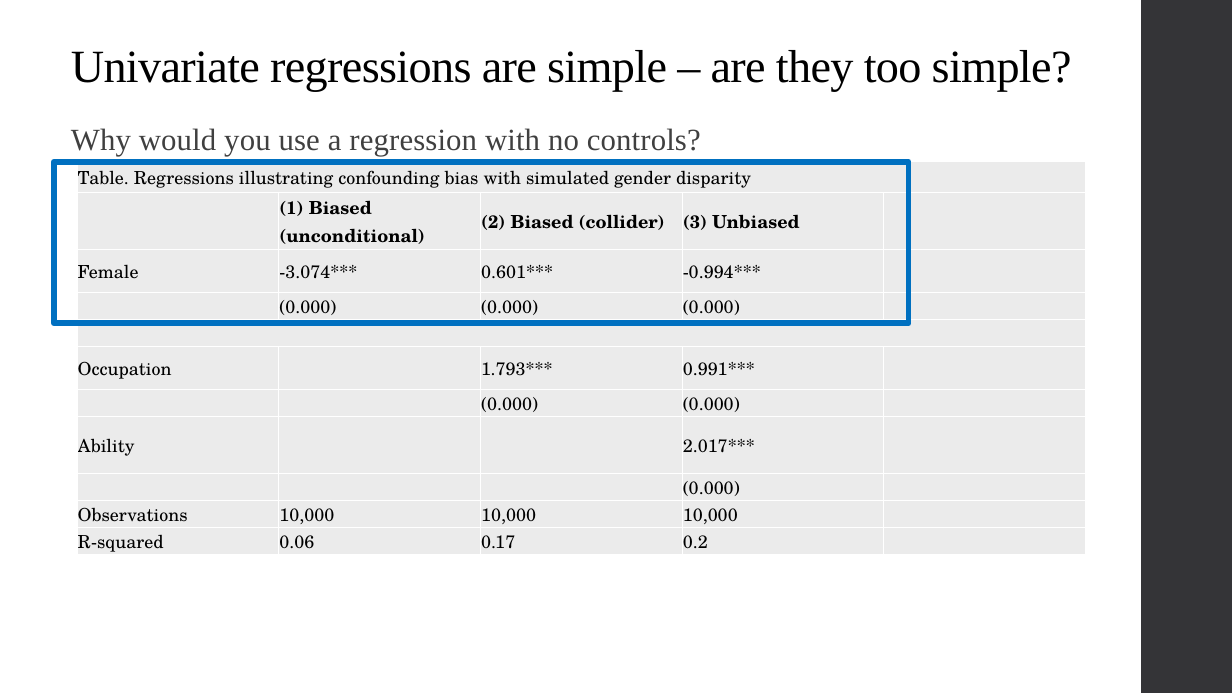
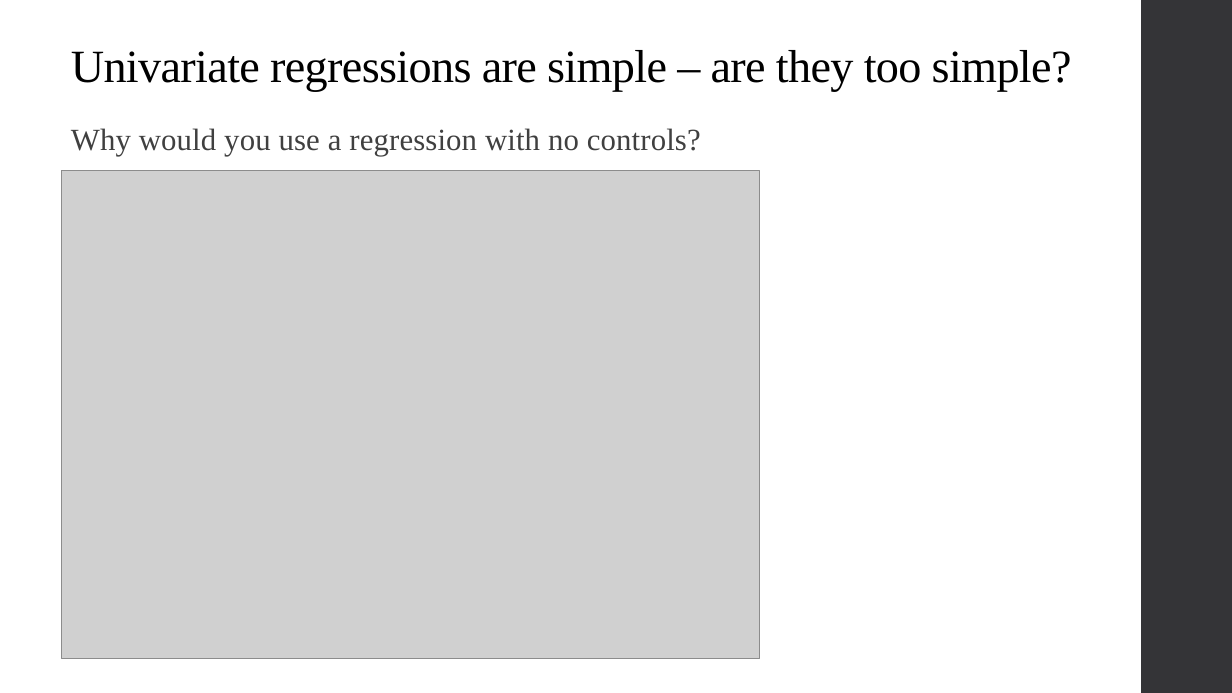
Before and after one commit to alex-hoagland/HAD5744, a slide deck: slide 56 of Lecture02_UnivariateOLS/Lecture2_OLS.pptx (slide 51 before the commit). Drawn at 1232x693 pixels with LibreOffice and Linux fonts; fonts in the diff are those of the drawing; grey boxes stand for pictures. Boxes give left, top, right and bottom in pixels: in the first picture for what was removed or moved away, otherwise in the second. Text is boxed around its words. In the diff, an @@ line names an element or a change of style, - is before the commit and + after.

Commit message:
update lecture 2

```diff
--- a/Lecture02_UnivariateOLS/Lecture2_OLS.pptx
+++ b/Lecture02_UnivariateOLS/Lecture2_OLS.pptx
@@ rectangle removed at (54, 162, 909, 323) @@
@@ picture added at (62, 171, 760, 660) @@
@@ table removed at (77, 162, 1084, 556), 11 rows, 5 columns @@
-Table. Regressions illustrating confounding bias with simulated gender disparity |  |  |  | 
- | (1) Biased (unconditional) | (2) Biased (collider) | (3) Unbiased | 
-Female | -3.074*** | 0.601*** | -0.994*** | 
- | (0.000) | (0.000) | (0.000) | 
- |  |  |  | 
-Occupation |  | 1.793*** | 0.991*** | 
- |  | (0.000) | (0.000) | 
-Ability |  |  | 2.017*** | 
- |  |  | (0.000) | 
-Observations | 10,000 | 10,000 | 10,000 | 
-R-squared | 0.06 | 0.17 | 0.2 | 
```
Also in this commit, not shown: 9 other slides changed, 5 slides added, 1 slide removed.
